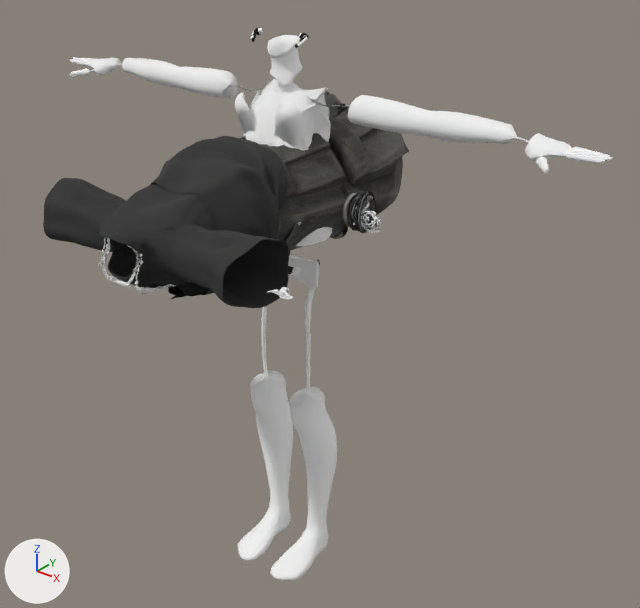
The glTF model docs/model/outfits/y2k.glb: old version first, new version second.
Before and after are seen from a 50 mm camera at (1.192, -1.366, 1.596) aimed at (0.085, 0.018, 0.737). Lighting does not change. The marker at lower left points along +X, +Y and +Z. The first picture is the older version. Where no turn or scale is listed for an object, it has been applied to the vertices. Vertices at exactly the same position are counted once.

In view in the first picture: 'mesh_Arm_Warmer_y2k', 'mesh_BodySecondary_y2k', 'mesh_NeckChain_2_y2k', 'mesh_Niso_y2k', 'mesh_Ring_1_y2k', 'mesh_T_Shirt_(Use_Shrink_Shoulder)_y2k', 'mesh_Underwear_y2k', 'mesh_WidePants_(Use_Hips2_Upperleg_Shapekey)_y2k' and 4 more.
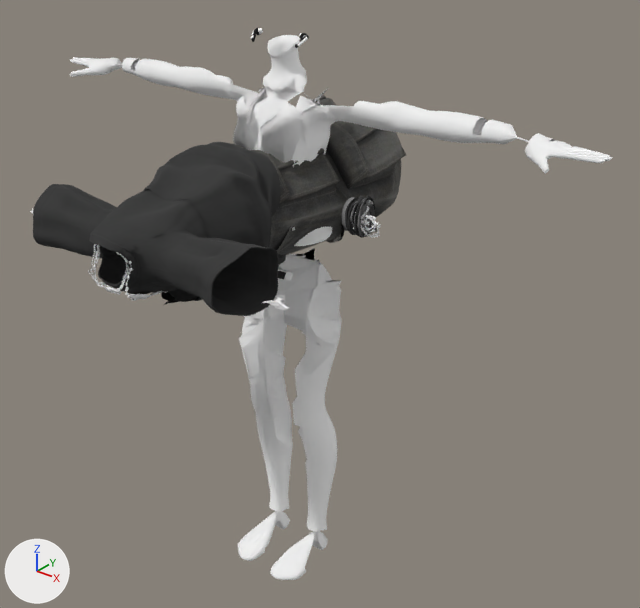
The change, as a list of edits to the scene's bpy script:
```text
Change me_bodysecondary:
    remove me_bodysecondary.from_pydata(...)  # 8218 vertices, 16460 faces; spans x -0.693..0.693, y -0.1..0.076, z 0.035..1.303
    add me_bodysecondary.from_pydata(...)  # 7580 vertices, 14777 faces; spans x -0.693..0.693, y -0.11..0.103, z 0.026..1.303
    me_bodysecondary part 1: 2161 vertices moved from x -0.28..0.281, y -0.099..0.054, z 0.035..1.217 to x -0.281..0.282, y -0.109..0.103, z 0.026..1.243; 1124 vertices removed from x -0.184..0.089, y -0.1..0.075, z 0.035..1.212; 500 vertices added at x -0.179..0.102, y -0.11..0.101, z 0.028..1.2
    me_bodysecondary part 2: 163 vertices moved from x -0.685..-0.544, y -0.024..0.043, z 1.166..1.185 to x -0.685..-0.544, y -0.03..0.047, z 1.16..1.19; 8 vertices removed from x -0.685..-0.461, y -0.002..0.048, z 1.167..1.201; 1 vertex added at x -0.685, y -0.002, z 1.182
    me_bodysecondary part 3: 159 vertices moved from x 0.58..0.685, y -0.024..0.043, z 1.166..1.185 to x 0.573..0.685, y -0.03..0.047, z 1.16..1.19; 8 vertices removed from x 0.461..0.685, y -0.002..0.048, z 1.167..1.201; 1 vertex added at x 0.685, y -0.002, z 1.182
Change me_niso:
    remove me_niso.from_pydata(...)  # 1660 vertices, 3276 faces; spans x -0.113..0.113, y -0.123..0.08, z 0.023..0.666
    add me_niso.from_pydata(...)  # 1660 vertices, 3276 faces; spans x -0.137..0.137, y -0.123..0.08, z 0.023..0.666
    me_niso part 4: 463 of 1660 vertices moved; they spanned x -0.074..0.074, y -0.042..0.062, z 0.308..0.666 and now span x -0.137..0.137, y -0.064..0.07, z 0.31..0.666; mean shift (0.0, 0.011, 0.001); largest move (0.069, 0.002, 0.663) -> (0.117, 0.052, 0.663)
    me_niso part 5: 292 of 1660 vertices moved; they spanned x -0.101..0.101, y -0.096..0.065, z 0.023..0.103 and now span x -0.094..0.094, y -0.093..0.049, z 0.024..0.102; mean shift (0.0, 0.013, 0.016); largest move (-0.097, -0.031, 0.03) -> (-0.066, 0.026, 0.086)
Change me_underwear:
    remove me_underwear.from_pydata(...)  # 1594 vertices, 2658 faces; spans x -0.086..0.086, y -0.067..0.072, z 0.773..1.207
    add me_underwear.from_pydata(...)  # 1594 vertices, 2658 faces; spans x -0.125..0.104, y -0.093..0.1, z 0.749..1.207
    me_underwear part 6: 863 of 1594 vertices moved; they spanned x -0.086..0.086, y -0.067..0.027, z 1.048..1.196 and now span x -0.095..0.104, y -0.093..0.055, z 1.052..1.19; mean shift (0.004, -0.007, -0.006); largest move (-0.005, -0.022, 1.05) -> (-0.085, 0.023, 1.055)
    me_underwear part 7: 153 of 1594 vertices moved; they spanned x -0.066..0.066, y -0.008..0.034, z 0.773..0.889 and now span x -0.125..0.053, y -0.052..0.1, z 0.749..0.89; mean shift (-0.006, 0.006, -0.013); largest move (-0.012, 0.004, 0.887) -> (-0.125, -0.003, 0.883)
Change me_neckchain_2:
    remove me_neckchain_2.from_pydata(...)  # 9201 vertices, 18157 faces; spans x -0.052..0.05, y -0.46..-0.197, z 0.878..1.023
    add me_neckchain_2.from_pydata(...)  # 9201 vertices, 18157 faces; spans x -0.066..0.036, y -0.471..-0.199, z 0.865..1.009
    me_neckchain_2 part 8: the loose piece of 709 vertices spanning x -0.017..0.02, y -0.411..-0.276, z 0.881..0.905 is scaled about its middle by (1.02, 1.04, 1.01), then moved by (-0.014, -0.008, -0.013)
    me_neckchain_2 part 9: 6882 of the vertices in x -0.051..0.05, y -0.456..-0.394, z 0.901..1.023 are multiplied about their middle by the matrix ((1.001, 0.0, 0.0), (-0.002, 1.001, -0.033), (0.0, 0.0, 1.002)), then moved by (-0.014, -0.012, -0.013)
    other edits to the shape of me_neckchain_2 do not show in these pictures
Change me_ring_1:
    remove me_ring_1.from_pydata(...)  # 420 vertices, 730 faces; spans x 0.2795..0.3347, y -0.3703..-0.3495, z 0.9612..0.9774
    add me_ring_1.from_pydata(...)  # 420 vertices, 730 faces; spans x 0.2818..0.337, y -0.385..-0.3642, z 0.9478..0.9641
    me_ring_1 part 10: the whole mesh is moved by (0.0023, -0.0147, -0.0133)
Change me_t_shirt__use_shrink_shoulder:
    remove me_t_shirt__use_shrink_shoulder.from_pydata(...)  # 6575 vertices, 12941 faces; spans x -0.272..0.269, y -0.476..-0.052, z 0.857..1.126
    add me_t_shirt__use_shrink_shoulder.from_pydata(...)  # 6575 vertices, 12941 faces; spans x -0.289..0.257, y -0.488..-0.053, z 0.844..1.113
    me_t_shirt__use_shrink_shoulder part 11: 6575 of 6575 vertices moved; they spanned x -0.272..0.269, y -0.476..-0.052, z 0.857..1.126 and now span x -0.289..0.257, y -0.488..-0.053, z 0.844..1.113; mean shift (-0.014, -0.009, -0.013)
Change me_widepants__use_hips2_upperleg_shapekey:
    remove me_widepants__use_hips2_upperleg_shapekey.from_pydata(...)  # 10298 vertices, 19850 faces; spans x -0.162..0.162, y -0.247..0.301, z 0.862..1.146
    add me_widepants__use_hips2_upperleg_shapekey.from_pydata(...)  # 10298 vertices, 19850 faces; spans x -0.178..0.15, y -0.253..0.306, z 0.849..1.133
    me_widepants__use_hips2_upperleg_shapekey part 12: 9417 of 10298 vertices moved; they spanned x -0.162..0.162, y -0.229..0.301, z 0.862..1.146 and now span x -0.178..0.15, y -0.235..0.306, z 0.849..1.133; mean shift (-0.014, 0.004, -0.013); largest move (0.013, 0.197, 0.935) -> (-0.002, 0.213, 0.92)
    other edits to the shape of me_widepants__use_hips2_upperleg_shapekey do not show in these pictures
```

Changed parts and their boxes (x1, y1, x2, y2) in the pictures (640 x 608 px; the box of a moved part takes in the faces that stretch with it):
'mesh_T_Shirt_(Use_Shrink_Shoulder)_y2k', reshaped
    before: (43, 136, 290, 308)
    after: (33, 142, 286, 316)
'mesh_BodySecondary_y2k', reshaped
    before: (70, 35, 612, 335)
    after: (70, 35, 612, 534)
'mesh_Niso_y2k', reshaped
    before: (237, 317, 337, 580)
    after: (237, 314, 340, 580)
'mesh_WidePants_(Use_Hips2_Upperleg_Shapekey)_y2k', reshaped
    before: (240, 91, 409, 251)
    after: (233, 95, 406, 255)
'mesh_Underwear_y2k', reshaped
    before: (235, 79, 329, 288)
    after: (233, 87, 328, 295)
'mesh_NeckChain_2_y2k', reshaped
    before: (98, 237, 190, 294)
    after: (88, 244, 168, 301)
'mesh_Ring_1_y2k', moved
    before: (268, 287, 293, 300)
    after: (262, 297, 289, 310)
part 1 of me_bodysecondary, moved or reshaped
    before: (179, 67, 404, 335)
    after: (179, 67, 404, 406)
part 2 of me_bodysecondary, moved or reshaped
    both: (83, 59, 117, 75)
part 3 of me_bodysecondary, moved or reshaped
    before: (532, 143, 576, 163)
    after: (532, 143, 576, 165)
part 4 of me_niso, moved or reshaped
    before: (250, 317, 325, 466)
    after: (239, 314, 340, 466)
part 5 of me_niso, moved or reshaped
    both: (247, 503, 328, 571)
part 6 of me_underwear, moved or reshaped
    before: (235, 93, 309, 150)
    after: (233, 96, 326, 163)
part 7 of me_underwear, moved or reshaped
    before: (288, 260, 317, 288)
    after: (277, 255, 315, 295)
part 8 of me_neckchain_2, moved or reshaped
    before: (139, 284, 176, 294)
    after: (130, 291, 168, 301)
part 9 of me_neckchain_2, moved or reshaped
    before: (100, 237, 158, 291)
    after: (91, 244, 150, 298)
